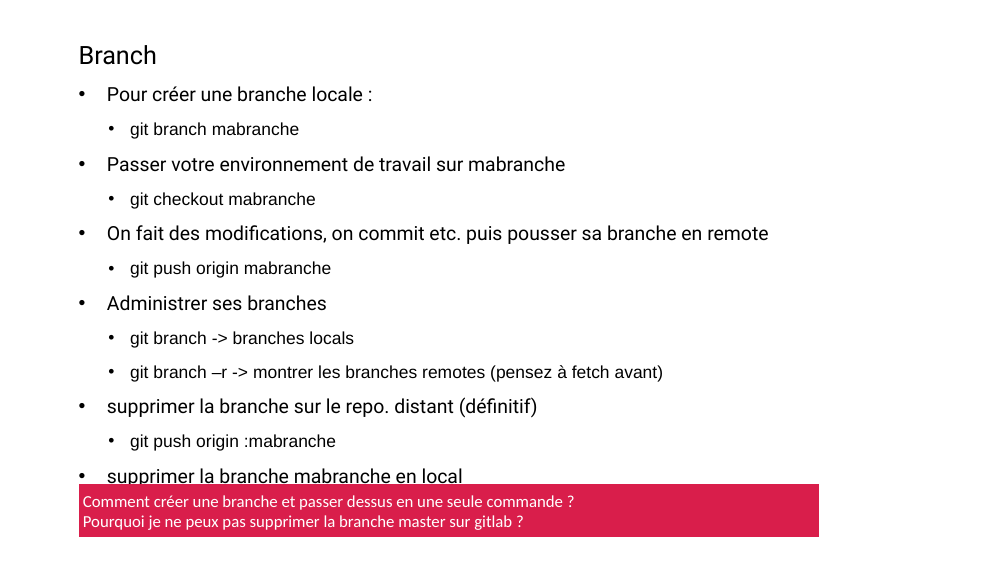
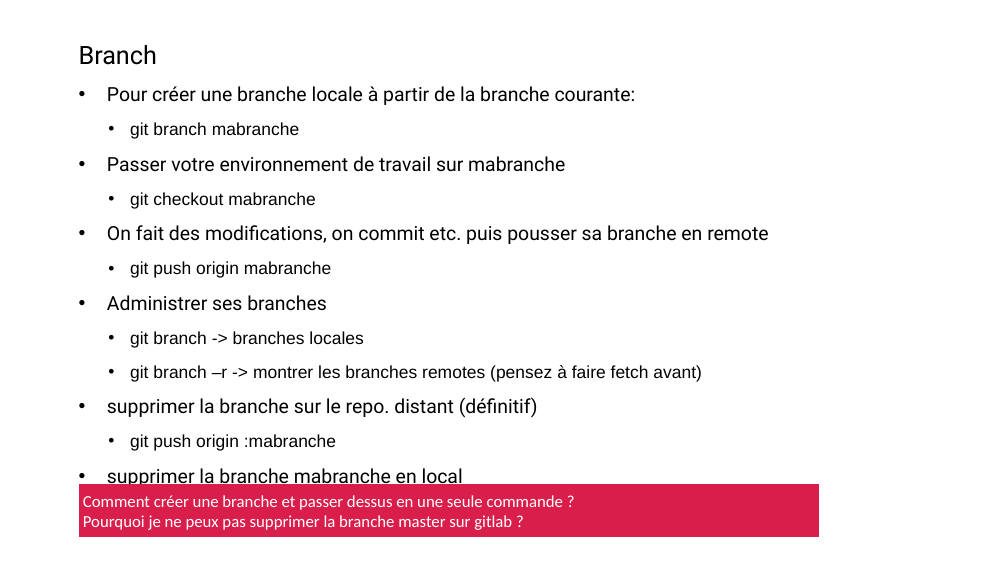
Before and after one commit to Xaviou1003/formation-git, a slide deck: slide 38 of Formation Git - basique.pptx. Drawn at 1008x567 pixels with LibreOffice and Linux fonts; fonts in the diff are those of the drawing; background and template pictures are left out. Boxes give left, top, right and bottom in pixels: in the first picture for what was removed or moved away, otherwise in the second. Text is boxed around its words. In the diff, an @@ line names an element or a change of style, - is before the commit and + after.

```diff
--- a/Formation Git - basique.pptx
+++ b/Formation Git - basique.pptx
@@ text at (107, 86, 636, 105): text changed @@
-• Pour créer une branche locale :
+• Pour créer une branche locale à partir de la branche courante:
@@ text at (130, 331, 702, 381): text changed @@
-  • git branch -> branches locals
-  • git branch –r -> montrer les branches remotes (pensez à fetch avant)
+  • git branch -> branches locales
+  • git branch –r -> montrer les branches remotes (pensez à faire fetch avant)
```
Also in this commit, not shown: 6 slides added.
